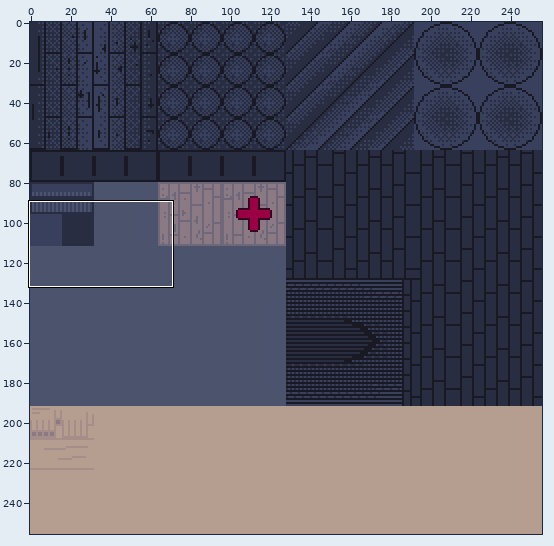
Edited in one commit: sprite sheet (assets/obj/spr_dreadzone_texture.png). Above, an overview of the earlier version with the close-up marked.
Close-up. Before the edit:
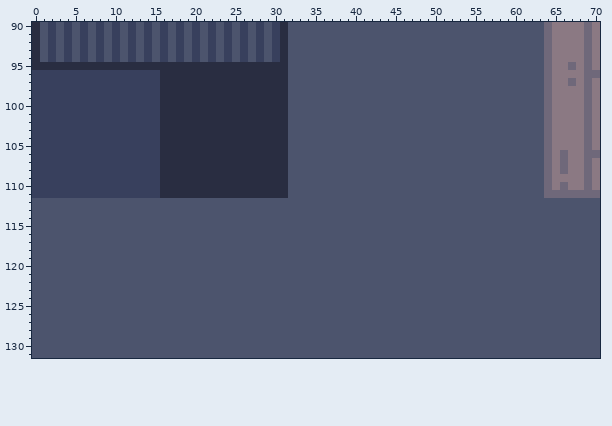
The file is 256x256 pixels. Shown: x 0..70, y 90..131.
The result:
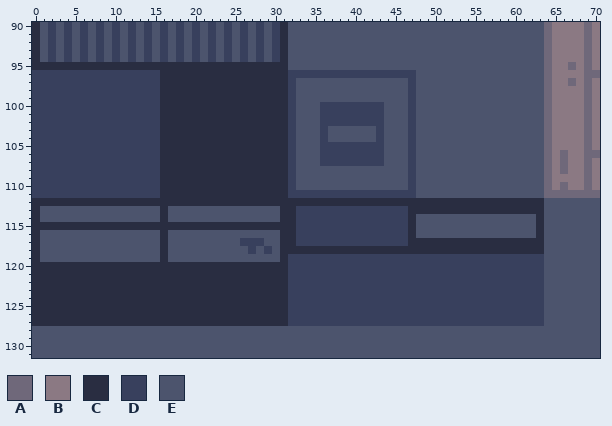
Palette (. is transparent): A #6f687a  B #8b7983  C #292d41  D #38405d  E #4c546d
The edit:
Colour E gives way to colour C in row 112 at x 0 to 63; in row 113 at x 0, 16, 31 to 32 and 47 to 63; in row 114 at x 0, 16, 31 to 32, 47 and 63; in row 115 at x 0 to 32, 47 and 63; in row 116 at x 0, 16, 31 to 32, 47 and 63; in row 117 at x 0, 16, 31 to 32 and 47 to 63.
Colour E gives way to colour C in row 118 at x 0, 16 and 31 to 63; in row 119 at x 0, 16 and 31; in rows 120 to 127 at x 0 to 31.
Colour E gives way to colour D in row 96 at x 32 to 47; in rows 97 to 99 at x 32 and 47; in rows 100 to 102 at x 32, 36 to 43 and 47; in rows 103 to 104 at x 32, 36, 43 and 47; in rows 105 to 107 at x 32, 36 to 43 and 47; in rows 108 to 110 at x 32 and 47.
Colour E gives way to colour D in row 111 at x 32 to 47; in rows 113 to 116 at x 33 to 46; in row 117 at x 26 to 28 and 33 to 46; in row 118 at x 27 and 29; in rows 119 to 127 at x 32 to 63.
Pixel boxes of the changes (left, top, right, bottom) in both close-ups:
changed: (32, 70, 544, 326)
